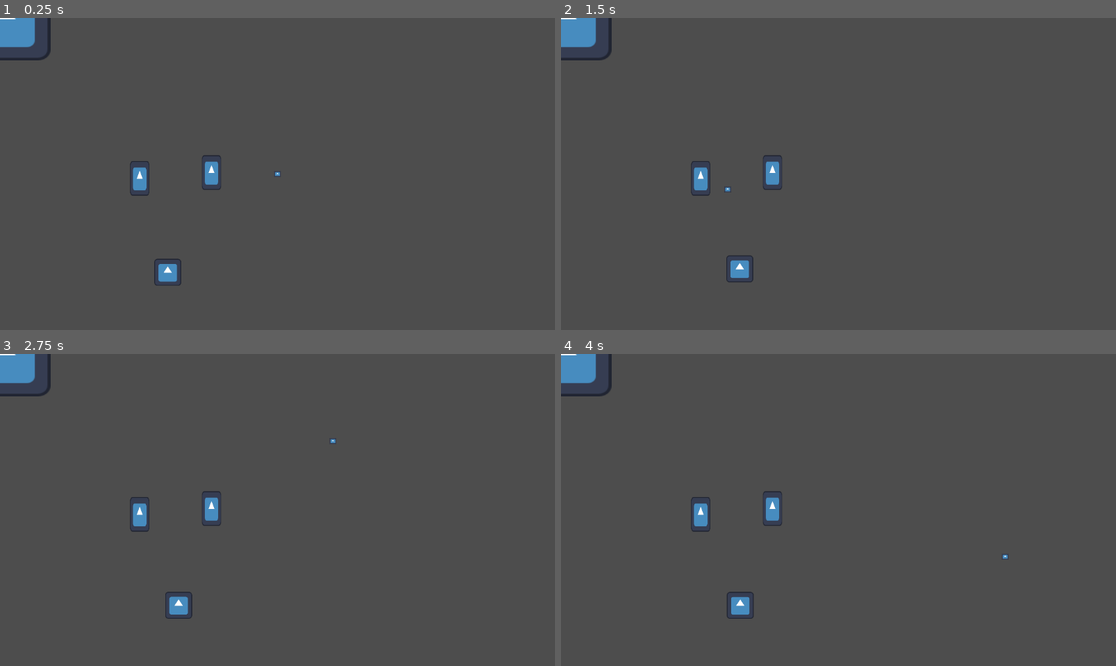
Above: before the commit, frames 1-4 (two rows, left to right).
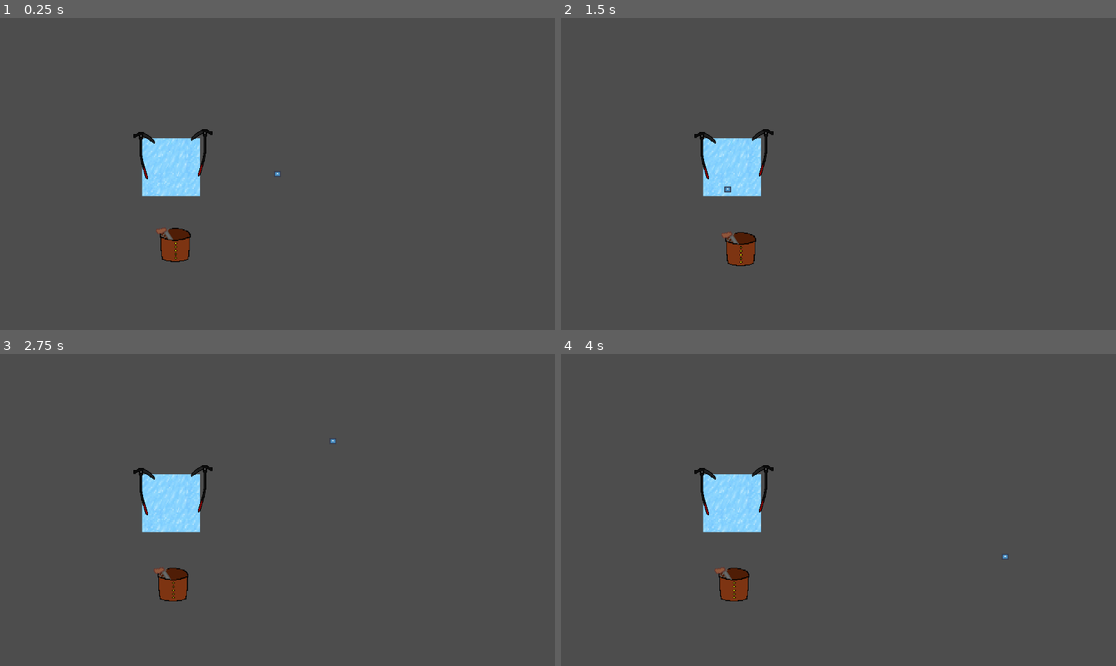
Above: after the commit, the same moments.

Repository: xx98gamer89xx/minijam
Game: Godot game, scene res://scenes/test.tscn
The game is run twice, just before and just after one commit, with the same random seed, the same clock (stepped at 60 frames per second) and the same inputs. The project has no main scene, so this scene is started directly. The engine's default icon, where the game draws it, is replaced by a stand-in: a white triangle on a blue panel in a dark square.
Inputs (mouse positions are in pixels of both pictures, inside the frame that each line leads up to):
- Up to frame 1 (0.25 s): no input
- Up to frame 2 (1.5 s): move the mouse to (960, 158) at 0.52 s; press the mouse at (960, 158) at 0.53 s; tap Space (space, bound only after the commit) at 0.8, 1.35 s; move the mouse to (727, 189) at 1.27 s; release the mouse at (727, 189) at 1.28 s
- Up to frame 3 (2.75 s): click (166, 525) at 1.55 s; move the mouse to (333, 441) at 2.02 s; press the mouse at (333, 441) at 2.03 s; tap Space (space, bound only after the commit) at 2.3 s
- Up to frame 4 (4 s): move the mouse to (810, 572) at 2.77 s; release the mouse at (810, 572) at 2.78 s; tap Space (space, bound only after the commit) at 2.85, 3.8 s; click (810, 572) at 3.05 s; move the mouse to (1005, 556) at 3.52 s; press the mouse at (1005, 556) at 3.53 s

The runs differ from the first frame. In frame 1, 4.0% of the frame differs, in the area x 0-40%, y 0-86%; in frame 2, 3.9%; in frame 3, 4.0%; in frame 4, 4.0%.

Commit message:
Añadido pistola funcional y araña en proceso

Diff:
--- /dev/null
+++ b/bullet.gd
@@ -0,0 +1,10 @@
+extends Area2D
+
+func _process(delta):
+	var velocity = transform.x * 200
+	position += velocity
+
+
+func _on_area_entered(area: Area2D) -> void:
+	if area.is_in_group("enemy"):
+		area.health -= 10
--- a/project.godot
+++ b/project.godot
@@ -20,6 +20,8 @@
 piolet=""
 player_center=""
 terrain=""
+storage=""
+Collectable=""
 
 [input]
 
@@ -28,3 +30,8 @@
 "events": [Object(InputEventMouseButton,"resource_local_to_scene":false,"resource_name":"","device":-1,"window_id":0,"a …(258 unchanged characters)…
 ]
 }
+space={
+"deadzone": 0.2,
+"events": [Object(InputEventKey,"resource_local_to_scene":false,"resource_name":"","device":-1,"window_id":0,"alt_pressed":false,"shift_pressed":false,"ctrl_pressed":false,"meta_pressed":false,"pressed":false,"keycode":0,"physical_keycode":32,"key_label":0,"unicode":32,"location":0,"echo":false,"script":null)
+]
+}
--- /dev/null
+++ b/scenes/bullet.tscn
@@ -0,0 +1,22 @@
+[gd_scene load_steps=4 format=3 uid="uid://ctghpvtt3hl4d"]
+
+[ext_resource type="Script" uid="uid://cdvs14minm0js" path="res://bullet.gd" id="1_y25gk"]
+[ext_resource type="Texture2D" uid="uid://d05sdr44bjp0r" path="res://sprites/bullet.png" id="2_l5glv"]
+
+[sub_resource type="RectangleShape2D" id="RectangleShape2D_eoqba"]
+size = Vector2(54, 20)
+
+[node name="Bullet" type="Area2D"]
+scale = Vector2(0.3214352, 0.3214352)
+script = ExtResource("1_y25gk")
+
+[node name="CollisionShape2D" type="CollisionShape2D" parent="."]
+shape = SubResource("RectangleShape2D_eoqba")
+
+[node name="Sprite2D" type="Sprite2D" parent="."]
+texture_filter = 1
+position = Vector2(1, 3)
+scale = Vector2(6.3125, 6.375)
+texture = ExtResource("2_l5glv")
+
+[connection signal="area_entered" from="." to="." method="_on_area_entered"]
--- a/scenes/character_center.tscn
+++ b/scenes/character_center.tscn
@@ -1,17 +1,41 @@
-[gd_scene load_steps=4 format=3 uid="uid://cuavcnbx8t6p"]
+[gd_scene load_steps=6 format=3 uid="uid://cuavcnbx8t6p"]
 
 [ext_resource type="Script" uid="uid://15xeneeldeai" path="res://scripts/character_center.gd" id="1_nrpdn"]
-[ext_resource type="Texture2D" uid="uid://b6ojf86cy6g7o" path="res://sprites/icon.svg" id="1_yl31b"]
+[ext_resource type="Texture2D" uid="uid://7s3j7kahbmfb" path="res://sprites/bolsa superior.png" id="2_hm354"]
+[ext_resource type="Texture2D" uid="uid://daeqx3kg23n8y" path="res://sprites/bolsa inferior.png" id="3_s1tdn"]
 
 [sub_resource type="CircleShape2D" id="CircleShape2D_nrpdn"]
 radius = 35.35534
 
+[sub_resource type="CapsuleShape2D" id="CapsuleShape2D_08fh8"]
+height = 62.0
+
 [node name="character_center" type="RigidBody2D" groups=["player_center"]]
+collision_layer = 0
+collision_mask = 0
 script = ExtResource("1_nrpdn")
 
 [node name="CollisionShape2D" type="CollisionShape2D" parent="."]
 shape = SubResource("CircleShape2D_nrpdn")
 
 [node name="Sprite2D" type="Sprite2D" parent="."]
-scale = Vector2(0.4375, 0.4375)
-texture = ExtResource("1_yl31b")
+z_index = -1
+texture_filter = 1
+scale = Vector2(1.55, 1.55)
+texture = ExtResource("2_hm354")
+
+[node name="Storage" type="Area2D" parent="." groups=["storage"]]
+
+[node name="CollisionShape2D" type="CollisionShape2D" parent="Storage"]
+position = Vector2(-1, -23)
+rotation = 1.5707964
+shape = SubResource("CapsuleShape2D_08fh8")
+
+[node name="Sprite2D2" type="Sprite2D" parent="."]
+z_index = 1
+texture_filter = 1
+scale = Vector2(1.4800012, 1.5200005)
+texture = ExtResource("3_s1tdn")
+
+[connection signal="area_entered" from="Storage" to="." method="_on_storage_area_entered"]
+[connection signal="area_exited" from="Storage" to="." method="_on_storage_area_exited"]
--- /dev/null
+++ b/scenes/gun.gd
@@ -0,0 +1,64 @@
+extends RigidBody2D
+var collected
+var mouse
+var box
+var player
+var charged
+func _ready():
+	charged = true
+	for node in get_parent().get_children():
+		if node.is_in_group("player_center"):
+			player = node
+	collected = true
+
+func _process(delta):
+	if box != null:
+		position = box.get_parent().position + Vector2(-15, -20)
+	if collected == true:
+		rotation = 1
+		charged = true
+		sleeping = true
+	else:
+		sleeping = false
+	if Input.is_action_pressed("left_mouse"):
+		if mouse != null:
+			look_at(player.position)
+			rotation_degrees += 180
+			follow_mouse(mouse.position)
+	if Input.is_action_just_pressed("space"):
+		if mouse != null:
+			shoot()
+
+func shoot():
+	if charged == true:
+		var bullet = load("res://scenes/bullet.tscn")
+		var bullet_instance = bullet.instantiate()
+		bullet_instance.rotation = rotation
+		charged = false
+		bullet_instance.position = position + transform.x * 40 + transform.y * -3
+		print("Hola")
+		add_sibling(bullet_instance)
+
+
+func follow_mouse(mouse_position):
+	position = mouse_position
+
+func _on_mouse_collision_area_entered(area: Area2D) -> void:
+	if area.is_in_group("mouse"):
+		if area.picked == false:
+			mouse = area
+			mouse.picked = true
+	if area.is_in_group("storage"):
+		rotation += 5
+		box = area
+		mouse = null
+		collected = true
+
+func _on_mouse_collision_area_exited(area: Area2D) -> void:
+	if area.is_in_group("mouse"):
+		mouse = null
+		area.picked = false
+	if area.is_in_group("storage"):
+		rotation_degrees = -180
+		box = null
+		collected = false
--- /dev/null
+++ b/scenes/gun.tscn
@@ -0,0 +1,33 @@
+[gd_scene load_steps=5 format=3 uid="uid://bk2bltekpub8b"]
+
+[ext_resource type="Script" uid="uid://bsjy6yu6smfgs" path="res://scenes/gun.gd" id="1_og67c"]
+[ext_resource type="Texture2D" uid="uid://d2uhi5ig0fclk" path="res://sprites/Gun.png" id="1_x77fm"]
+
+[sub_resource type="RectangleShape2D" id="RectangleShape2D_og67c"]
+size = Vector2(57, 22)
+
+[sub_resource type="RectangleShape2D" id="RectangleShape2D_gp1hk"]
+size = Vector2(58, 22)
+
+[node name="Gun" type="RigidBody2D" groups=["Collectable"]]
+collision_layer = 2
+script = ExtResource("1_og67c")
+
+[node name="CollisionShape2D" type="CollisionShape2D" parent="."]
+position = Vector2(0, 1)
+shape = SubResource("RectangleShape2D_og67c")
+
+[node name="Sprite2D" type="Sprite2D" parent="."]
+texture_filter = 1
+position = Vector2(1, -1.9073486e-06)
+scale = Vector2(2.1171875, 2.1171875)
+texture = ExtResource("1_x77fm")
+
+[node name="mouse_collision" type="Area2D" parent="." groups=["Collectable"]]
+
+[node name="CollisionShape2D" type="CollisionShape2D" parent="mouse_collision"]
+position = Vector2(0, 1)
+shape = SubResource("RectangleShape2D_gp1hk")
+
+[connection signal="area_entered" from="mouse_collision" to="." method="_on_mouse_collision_area_entered"]
+[connection signal="area_exited" from="mouse_collision" to="." method="_on_mouse_collision_area_exited"]
--- a/scenes/piolet.tscn
+++ b/scenes/piolet.tscn
@@ -1,7 +1,7 @@
 [gd_scene load_steps=6 format=3 uid="uid://dldpvh3xlydmt"]
 
 [ext_resource type="Script" uid="uid://b27kohkrxvxcl" path="res://scripts/piolet.gd" id="1_xcfou"]
-[ext_resource type="Texture2D" uid="uid://b6ojf86cy6g7o" path="res://sprites/icon.svg" id="2_ylelw"]
+[ext_resource type="Texture2D" uid="uid://b27501yrjobte" path="res://sprites/piolet.png" id="2_36es6"]
 
 [sub_resource type="CapsuleShape2D" id="CapsuleShape2D_5a0b6"]
 radius = 20.0
@@ -16,6 +16,7 @@
 height = 70.0
 
 [node name="piolet" type="RigidBody2D" groups=["piolet"]]
+collision_layer = 2
 gravity_scale = 0.0
 script = ExtResource("1_xcfou")
 
@@ -23,9 +24,10 @@
 shape = SubResource("CapsuleShape2D_5a0b6")
 
 [node name="Sprite2D" type="Sprite2D" parent="."]
-position = Vector2(1.9073486e-06, 1.9073486e-06)
-scale = Vector2(0.31249997, 0.5625)
-texture = ExtResource("2_ylelw")
+texture_filter = 1
+position = Vector2(-1, 16)
+scale = Vector2(1.1333333, 2.0400004)
+texture = ExtResource("2_36es6")
 
 [node name="mouse_collision" type="Area2D" parent="."]
 
--- a/scenes/test.tscn
+++ b/scenes/test.tscn
@@ -1,21 +1,31 @@
-[gd_scene load_steps=5 format=3 uid="uid://dkhwetnfuxlmh"]
+[gd_scene load_steps=6 format=3 uid="uid://dkhwetnfuxlmh"]
 
 [ext_resource type="PackedScene" uid="uid://dwl51glne5y07" path="res://scenes/mouse_node.tscn" id="1_8uh7m"]
 [ext_resource type="PackedScene" uid="uid://dldpvh3xlydmt" path="res://scenes/piolet.tscn" id="2_6uqi0"]
 [ext_resource type="PackedScene" uid="uid://cuavcnbx8t6p" path="res://scenes/character_center.tscn" id="3_6uqi0"]
-[ext_resource type="PackedScene" uid="uid://px1xiu4f1tbr" path="res://scenes/terrain.tscn" id="4_74lek"]
+[ext_resource type="PackedScene" uid="uid://bk2bltekpub8b" path="res://scenes/gun.tscn" id="4_74lek"]
+[ext_resource type="Texture2D" uid="uid://iklopryyrjju" path="res://sprites/hielo.png" id="5_j5jx5"]
 
 [node name="test" type="Node2D"]
 
 [node name="mouse_node" parent="." instance=ExtResource("1_8uh7m")]
 
 [node name="piolet" parent="." instance=ExtResource("2_6uqi0")]
-position = Vector2(290, 333)
+position = Vector2(300, 288)
+direction = -1
 
 [node name="character_center" parent="." instance=ExtResource("3_6uqi0")]
 position = Vector2(363, 394)
 
 [node name="piolet2" parent="." instance=ExtResource("2_6uqi0")]
-position = Vector2(439, 321)
+position = Vector2(420, 282)
+direction = 1
 
-[node name="terrain" parent="." instance=ExtResource("4_74lek")]
+[node name="Gun" parent="." instance=ExtResource("4_74lek")]
+position = Vector2(362, 371)
+
+[node name="Hielo" type="Sprite2D" parent="."]
+z_index = -6
+texture_filter = 1
+position = Vector2(355, 310)
+texture = ExtResource("5_j5jx5")
--- a/scripts/character_center.gd
+++ b/scripts/character_center.gd
@@ -1,6 +1,8 @@
 extends RigidBody2D
 var piolets = []
 var arm_length = 200
+var items = []
+var last_piolet_position
 func _ready():
 	linear_velocity = Vector2(0, 0)
 	for node in get_parent().get_children():
@@ -9,7 +11,9 @@
 
 func _physics_process(delta):
 	for piolet in piolets:
-		correct_position(piolet.anchored_position)
+		piolet.linear_velocity = Vector2.ZERO
+		if piolet.fixed == true:
+			correct_position(piolet.anchored_position)
 
 func correct_position(piolet):
 	var W = piolet - position
@@ -31,3 +35,23 @@
 	var t = (C - A).dot(W) / W2
 	var P = A + W * t
 	return P
+
+
+func _on_storage_area_entered(area: Area2D) -> void:
+	if area.get_parent().is_in_group("Collectable"):
+		linear_velocity = Vector2.ZERO
+		area.get_parent().collected = false
+		print(piolets[1].position)
+		items.erase(area)
+		piolets[1].position = position + Vector2(100, 500)
+		piolets[1].fixed = true
+		piolets[1].sleeping = true
+		piolets[1].rotation_degrees = 0
+
+func _on_storage_area_exited(area: Area2D) -> void:
+	if area.get_parent().is_in_group("Collectable"):
+		area.get_parent().collected = true
+		items.append(area)
+		piolets[1].fixed = false
+		piolets[1].sleeping = false
+		piolets[1].anchored = true
--- a/scripts/mouse_node.gd
+++ b/scripts/mouse_node.gd
@@ -1,3 +1,6 @@
 extends Area2D
+var picked
+func _ready():
+	picked = false
 func _process(delta):
 	position = get_global_mouse_position()
--- a/scripts/piolet.gd
+++ b/scripts/piolet.gd
@@ -5,7 +5,10 @@
 var anchored
 var anchored_position
 var terrain
+var fixed
+@export var direction: int
 func _ready() -> void:
+	fixed = true
 	anchored_position = position
 	anchored = true
 	for node in get_parent().get_children():
@@ -13,12 +16,14 @@
 			player = node
 
 func _process(delta: float) -> void:
+	$Sprite2D.scale.x = direction
 	if terrain == "normal" or terrain == null:
 		pass
 	if terrain == "gravel":
 		position.y += 0.25
 	if Input.is_action_pressed("left_mouse"):
 		if mouse != null:
+			mouse.picked = true
 			anchored = false
 			if mouse.position.distance_to(player.position) < player.arm_length * 1.35 and mouse.position.distance_to(player.position) > 90:
 				follow_mouse(mouse.position)
@@ -32,11 +37,13 @@
 
 func _on_mouse_collision_area_entered(area: Area2D) -> void:
 	if area.is_in_group("mouse"):
-		mouse = area
+		if area.picked == false:
+			mouse = area
 
 
 func _on_mouse_collision_area_exited(area: Area2D) -> void:
 	if area.is_in_group("mouse"):
+		area.picked = false
 		mouse = null
 
 func _on_piolet_collision_area_exited(area: Area2D) -> void:
Not shown, added: bullet.gd.uid
Not shown, added: scenes/gun.gd.uid
Binary file added: sprites/Gun.png
Not shown, added: sprites/Gun.png.import
Not shown, added: sprites/bolsa inferior.png.import
Not shown, added: sprites/bolsa superior.png.import
Not shown, added: sprites/bolsa.png.import
Binary file added: sprites/bullet.png
Not shown, added: sprites/bullet.png.import
Not shown, added: sprites/clavo escalada.png.import
Not shown, added: sprites/cuerda.png.import
Not shown, added: sprites/hielo.png.import
(and 3 more such lines)
